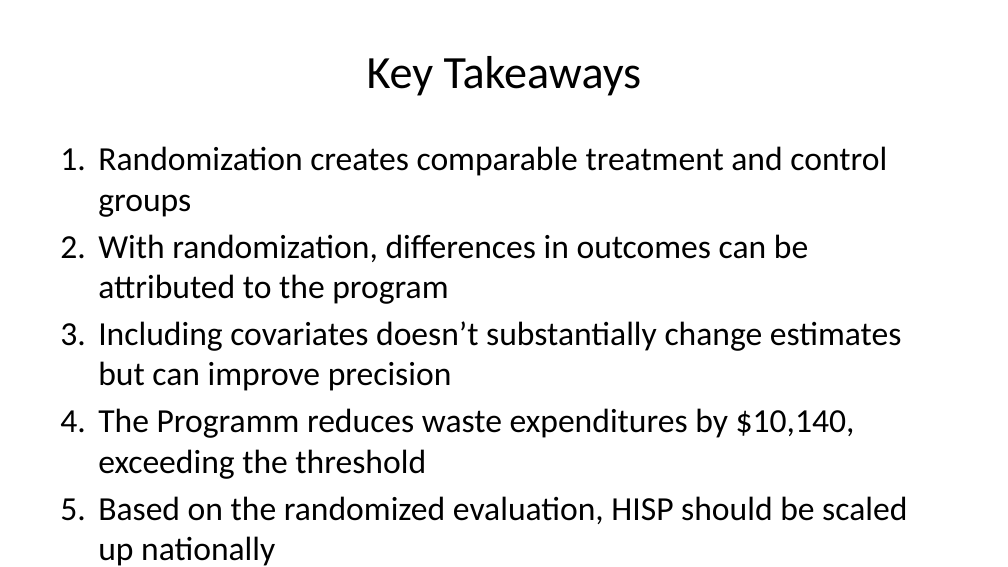
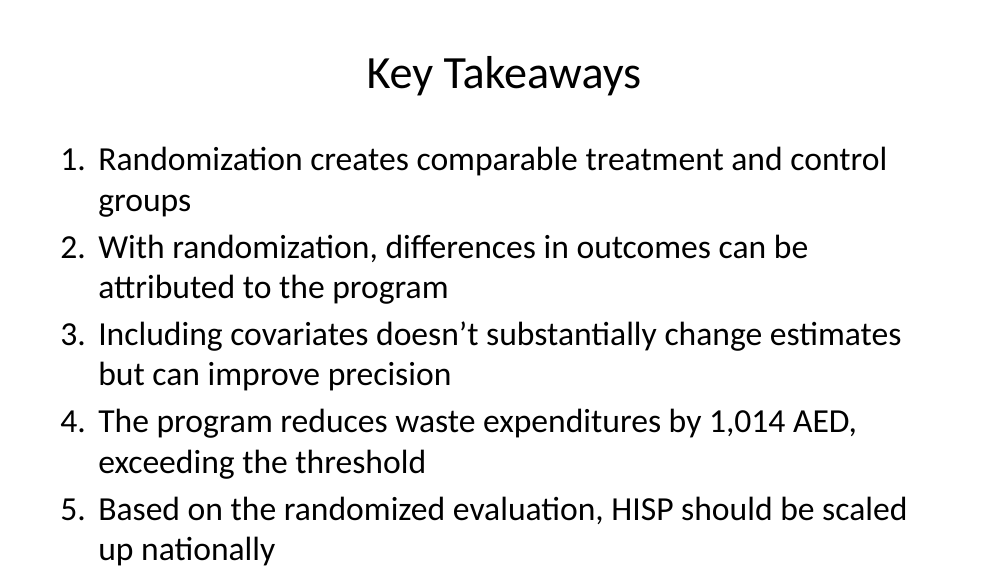
Before and after one commit to lsempe77/R-course, a slide deck: slide 16 of sessions_in_Abu_Dhabi/session_6.pptx (slide 14 before the commit). Drawn at 1008x567 pixels with LibreOffice and Linux fonts; fonts in the diff are those of the drawing. Boxes give left, top, right and bottom in pixels: in the first picture for what was removed or moved away, otherwise in the second. Text is boxed around its words. In the diff, an @@ line names an element or a change of style, - is before the commit and + after.

```diff
--- a/sessions_in_Abu_Dhabi/session_6.pptx
+++ b/sessions_in_Abu_Dhabi/session_6.pptx
@@ text at bbox=[98, 408, 857, 479]: text changed @@
-4. The Programm reduces waste expenditures by $10,140, exceeding the threshold
+4. The program reduces waste expenditures by 1,014 AED, exceeding the threshold
```
Also in this commit, not shown: 7 other slides changed, 2 slides added, 38 other files.
